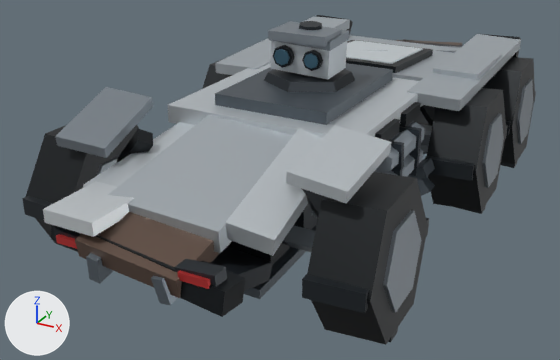
An edit to the glTF model assets/recon-rover-s/lod2/r47xs_recon_rover_d1_lod2.glb, drawn before and after from the same camera.
One viewpoint serves both versions: a 50 mm lens placed at (2.35, -4.97, 2.58), pointed at (-0.2, -0.32, 0.26). Arrows for +X, +Y and +Z are at lower left; the lights stay in place. The older version comes first. Where no turn or scale is listed for an object, it has been applied to the vertices. Vertices at exactly the same position are counted once.

In view in the first picture: 'ROVER_STATIC_BODY'.
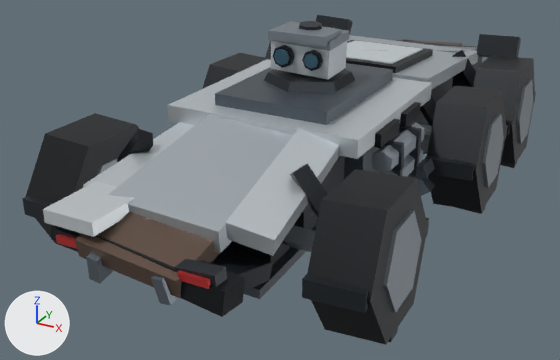
Pixel boxes (x1, y1, x2, y2) of what changed, in the pictures (560 x 360 px):
part 1 of me_mesh_0, deleted
    before: (286, 125, 392, 204)
part 2 of me_mesh_0, deleted
    before: (433, 49, 502, 80)
part 3 of me_mesh_0, deleted
    before: (215, 16, 350, 75)
part 4 of me_mesh_0, deleted
    before: (407, 34, 521, 111)
part 5 of me_mesh_0, deleted
    before: (55, 87, 153, 158)

What changed in the scene script:
```text
Change me_mesh_0:
    used by ob_rover_static_body; location = (0.0, 0.0, 0.0)
    remove me_mesh_0.from_pydata(...)  # 1706 vertices, 2712 faces; spans x -1.2..1.19, y -2.34..2.39, z 0.0..1.44
    add me_mesh_0.from_pydata(...)  # 1666 vertices, 2652 faces; spans x -1.2..1.19, y -2.34..2.39, z 0.0..1.44
    me_mesh_0 part 1: the loose piece of 8 vertices spanning x 0.63..0.97, y -1.77..-1.19, z 0.93..1.11 is deleted
    me_mesh_0 part 2: the loose piece of 8 vertices spanning x 0.63..0.97, y 0.54..1.22, z 0.94..1.01 is deleted
    me_mesh_0 part 3: the loose piece of 8 vertices spanning x -0.99..-0.61, y 0.05..1.79, z 0.88..1.02 is deleted
    me_mesh_0 part 4: the loose piece of 8 vertices spanning x 0.61..0.99, y 0.05..1.79, z 0.88..1.02 is deleted
    me_mesh_0 part 5: the loose piece of 8 vertices spanning x -1.01..-0.59, y -1.79..-1.17, z 0.86..1.1 is deleted
```
